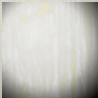
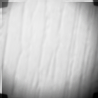
The second 98 x 98 image is a revision of the first. Changes to its layers:
removed layer "White1_C copy" (was lch color) over [0, 0, 98, 98]
removed layer "White1 Texture" (was lch lightness) over [0, 0, 98, 98]
added layer "White5" (lch lightness) above "White4" over [0, 0, 98, 98]
added layer "White4" (lch lightness) above "White3" over [0, 0, 98, 98]
added layer "White3" (lch lightness) above "White2" over [0, 0, 98, 98]
added layer "White2" (lch lightness) above "White 1" over [0, 0, 98, 98]
added layer "White 1" (lch lightness) above "Layer" over [0, 0, 98, 98]
